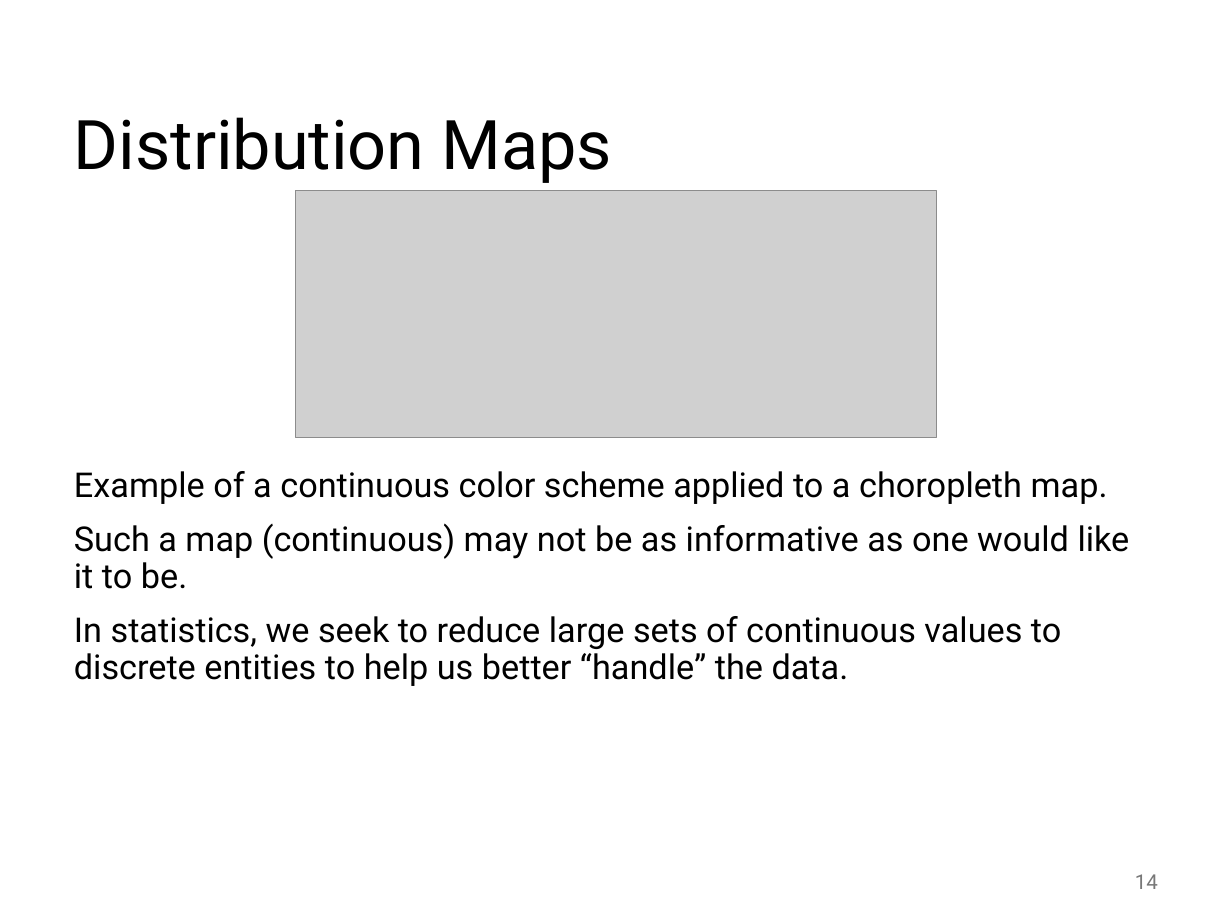
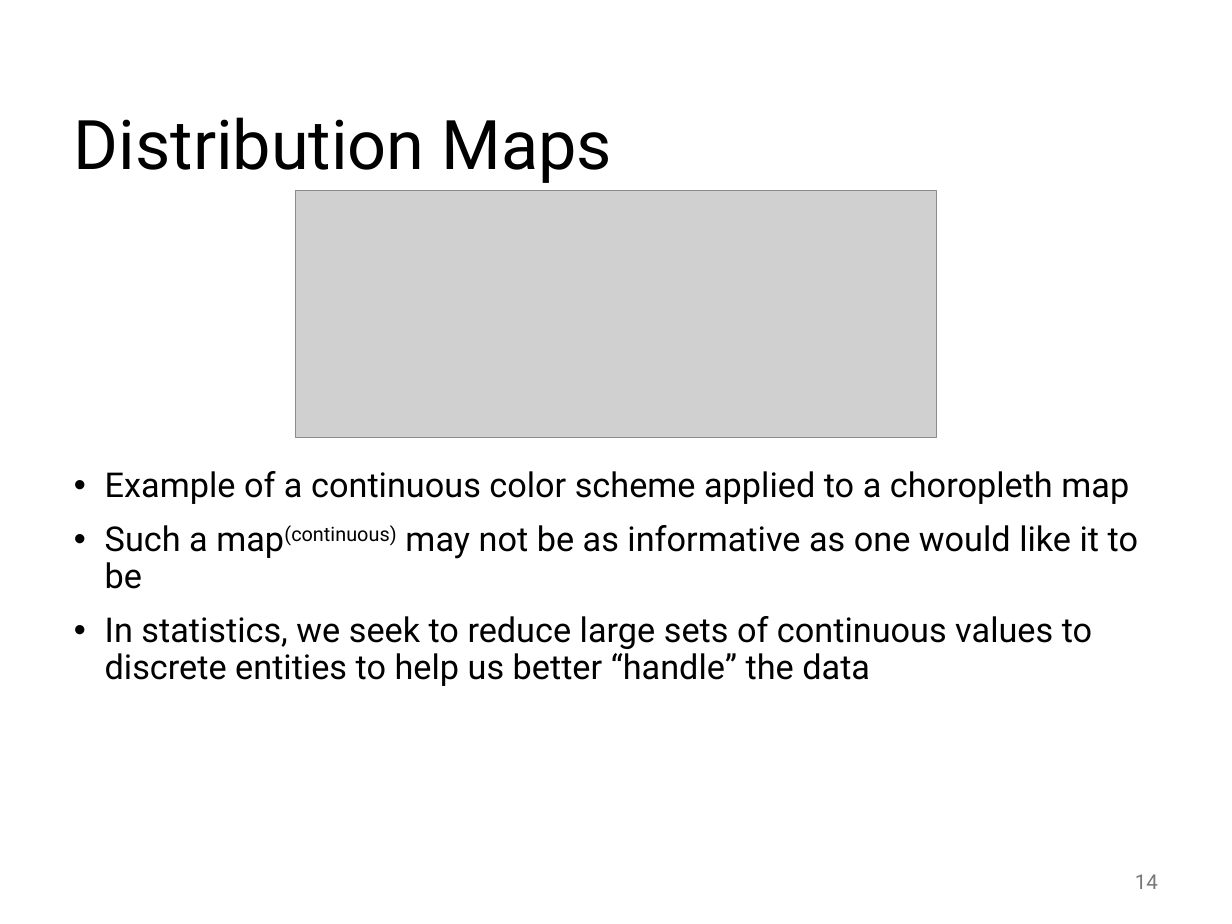
Before and after one commit to abuabara/abuabara.github.io, a slide deck: slide 14 of DAEN489S26/week2_slides.pptx. Drawn at 1232x924 pixels with LibreOffice and Linux fonts; fonts in the diff are those of the drawing; grey boxes stand for pictures. Boxes give left, top, right and bottom in pixels: in the first picture for what was removed or moved away, otherwise in the second. Text is boxed around its words. In the diff, an @@ line names an element or a change of style, - is before the commit and + after.

```diff
--- a/DAEN489S26/week2_slides.pptx
+++ b/DAEN489S26/week2_slides.pptx
@@ text at (105, 471, 1138, 686): text changed @@
-Example of a continuous color scheme applied to a choropleth map.
-Such a map (continuous) may not be as informative as one would like it to be.
-In statistics, we seek to reduce large sets of continuous values to discrete entities to help us better “handle” the data.
+• Example of a continuous color scheme applied to a choropleth map
+• Such a map(continuous) may not be as informative as one would like it to be
+• In statistics, we seek to reduce large sets of continuous values to discrete entities to help us better “handle” the data
```
Also in this commit, not shown: 21 other slides changed, 1 other file.
